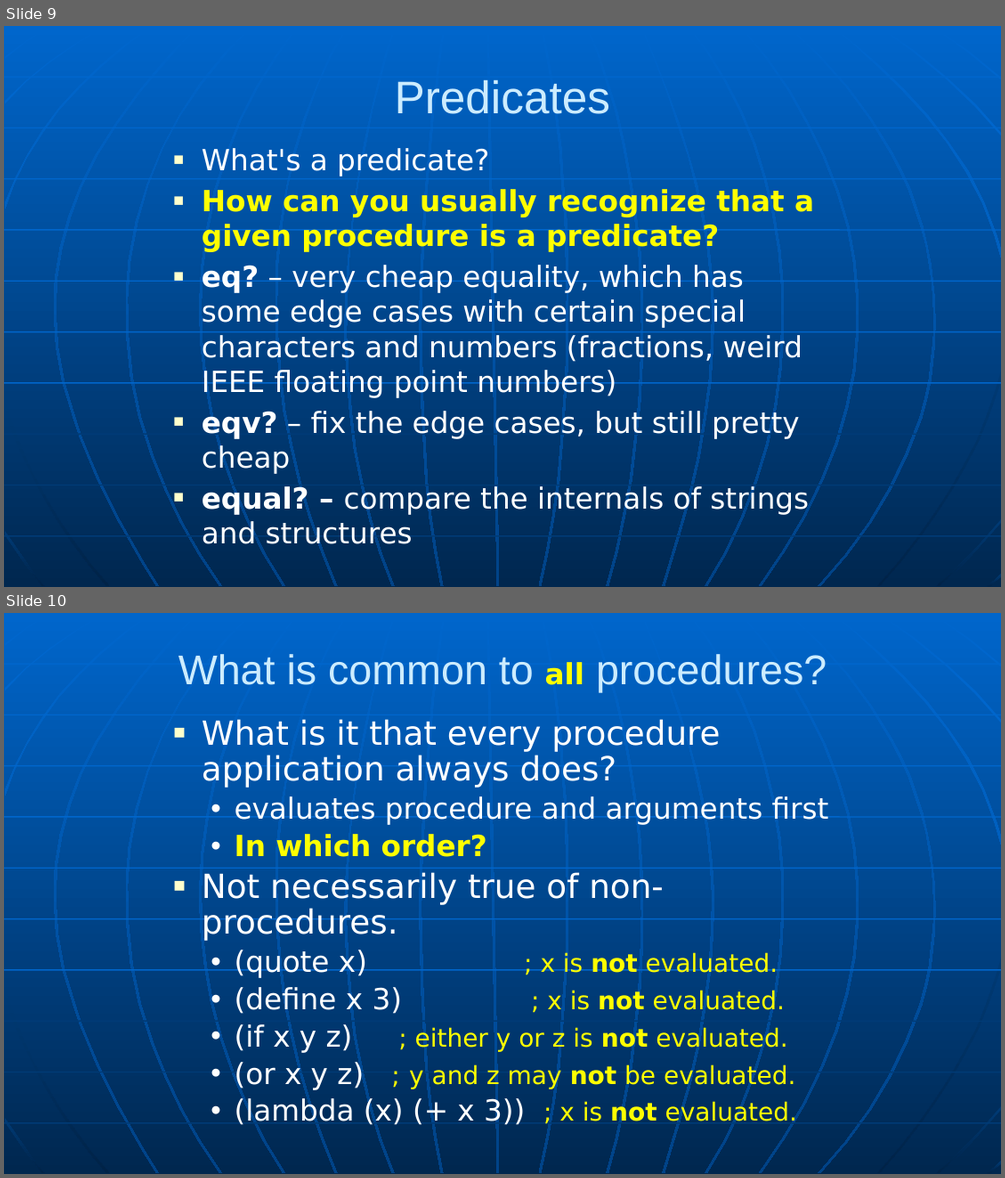
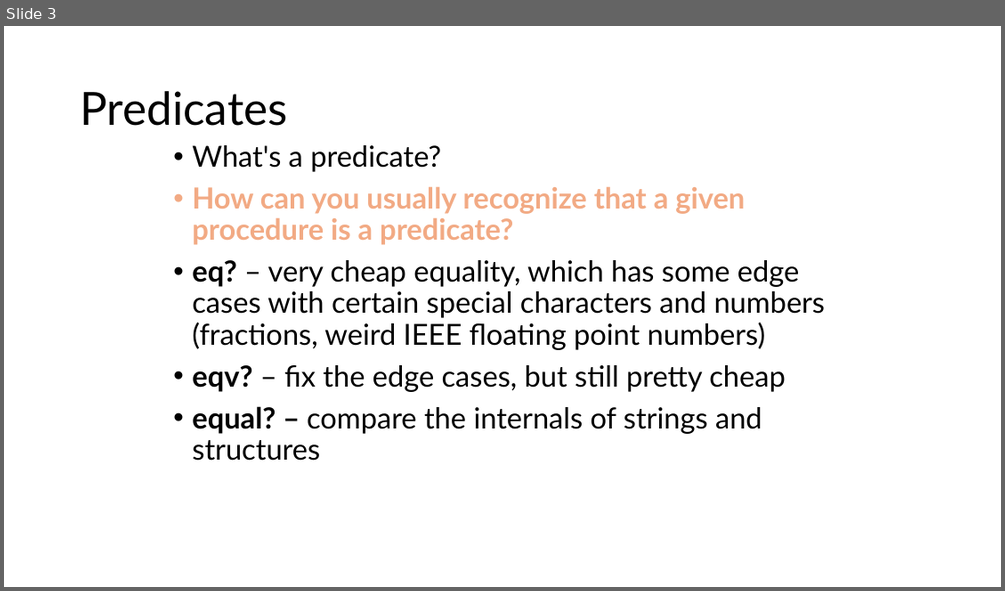
Before and after one commit to RHIT-CSSE/csse304, a slide deck: ClassMaterials/CourseIntro/CWA-intro.pptx. Shown one above the other, each under a label of ours: slides 9 and 10 before the commit, slide 3 after it. The pictures are 1005x1178 and 1005x591 pixels, drawn with LibreOffice and Linux fonts; fonts in the diff are those of the drawing. Boxes give left, top, right and bottom in pixels: in the first picture for what was removed or moved away, otherwise in the second. Text is boxed around its words. In the diff, an @@ line names an element or a change of style, - is before the commit and + after.

```diff
--- a/ClassMaterials/CourseIntro/CWA-intro.pptx
+++ b/ClassMaterials/CourseIntro/CWA-intro.pptx
@@ slide 10 removed at (x1=4, y1=613, x2=1001, y2=1174), background gradient #0066CC to #004488; not listed: 34 template elements that a slide beside it also shows @@
@@ title removed at (x1=178, y1=654, x2=826, y2=692) @@
-What is common to all procedures?
@@ text removed at (x1=202, y1=719, x2=829, y2=1127) @@
-■ What is it that every procedure application always does?
-  • evaluates procedure and arguments first
-  • In which order?
-■ Not necessarily true of non-procedures.
-  • (quote x) ; x is not evaluated.
-  • (define x 3) ; x is not evaluated.
-  • (if x y z) ; either y or z is not evaluated.
-  • (or x y z) ; y and z may not be evaluated.
-  • (lambda (x) (+ x 3)) ; x is not evaluated.
@@ what was slide 9 is now slide 3 @@
@@ slide 3 changed as well @@
@@ background gradient #0066CC to #004488 to #FFFFFF @@
@@ title "Predicates" moved from (x1=395, y1=80, x2=610, y2=114) to (x1=80, y1=91, x2=287, y2=126) @@
@@ title "Predicates" at (x1=80, y1=91, x2=287, y2=126): font Arial to Lato, text colour #CCECFF to #000000; alignment centre to left; line spacing 1 to 0.9 @@
@@ text "What's a predicate?" at (x1=192, y1=145, x2=825, y2=460): font DejaVu Sans to Lato; text colour #FFFFFF to #000000 in "What's a predicate?", "eq? – very cheap equality, which has ...", "eqv? – fix the edge cases, but ...", "equal? – compare the internals of strings ..."; text colour #FFFF00 to #F2AA84 in "How can you usually recognize that a ..."; bullet ■ to •; line spacing 1 to 0.9; more space between paragraphs @@
@@ group removed at (x1=4, y1=26, x2=1001, y2=587): 24 freeform shapes, 10 lines @@
```
Also in this commit, not shown: 7 other slides changed, 5 other slides removed, 2 other files.
